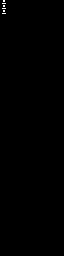
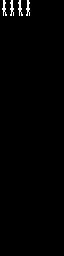
Layers edited between the first and the second 64x256 image:
painted on "Background" over <box>2,0,30,16</box>
